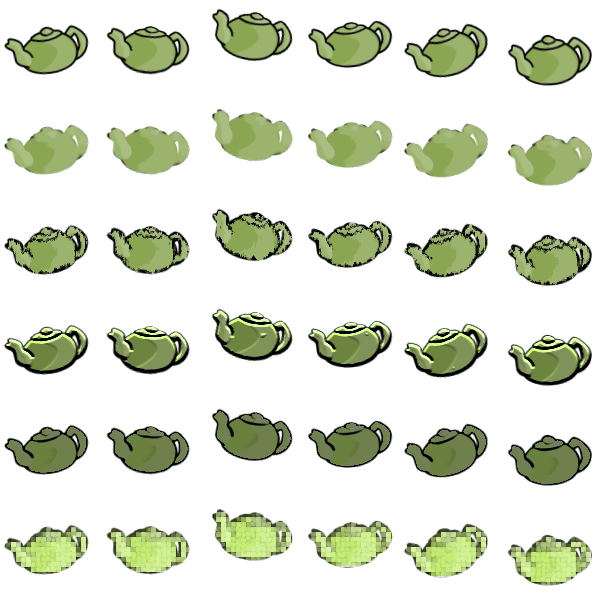
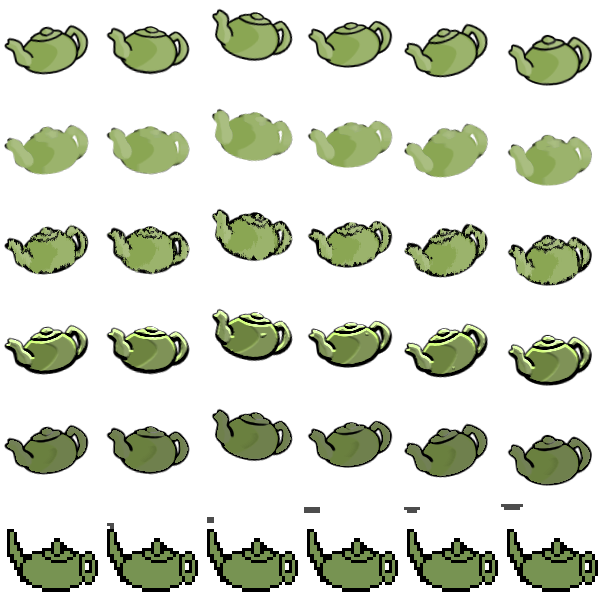
Before/after of a 600 × 600 layered artwork. What changed in the layer stack:
added layer "tetera" above "original" over box(7, 504, 598, 592)
hid "Forma 9 copia 10" over box(4, 508, 593, 586)
